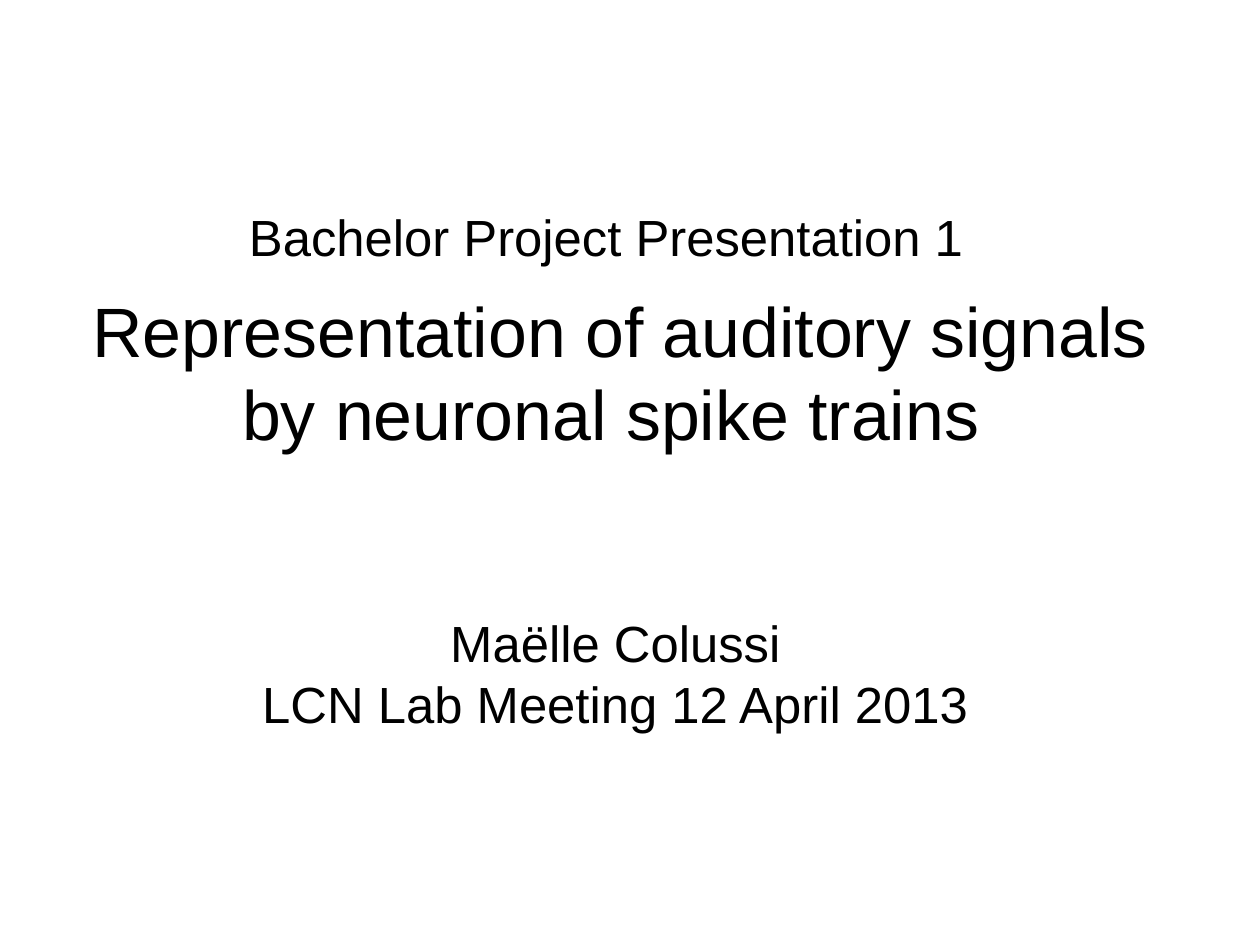
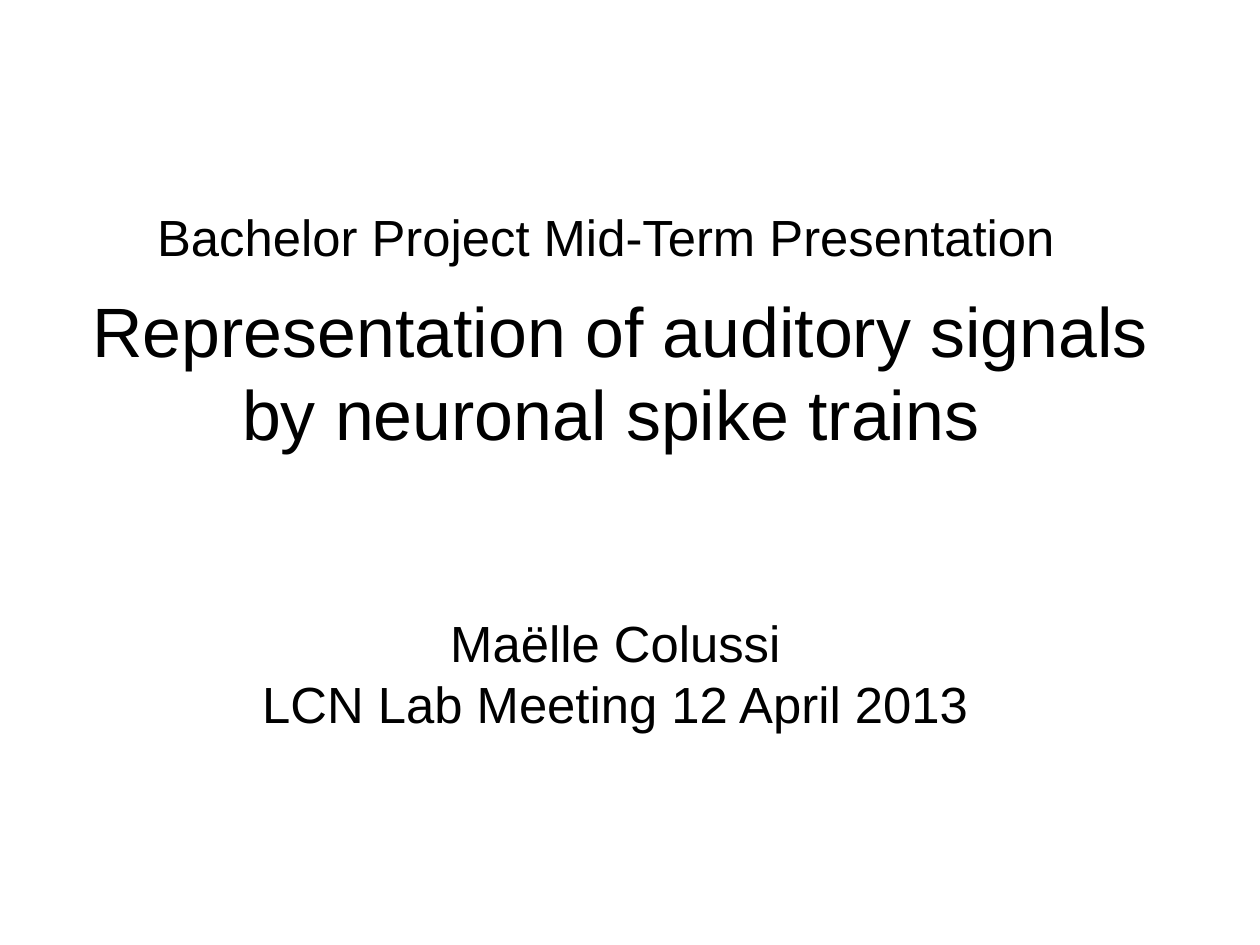
Before and after one commit to MaelleC/auditory-things, a slide deck: slide 1 of presentation/pres1.odp. Drawn at 1260x945 pixels with LibreOffice and Linux fonts; fonts in the diff are those of the drawing. Boxes give left, top, right and bottom in pixels: in the first picture for what was removed or moved away, otherwise in the second. Text is boxed around its words. In the diff, an @@ line names an element or a change of style, - is before the commit and + after.

```diff
--- a/presentation/pres1.odp
+++ b/presentation/pres1.odp
@@ text at box(157, 219, 1054, 266): text changed @@
-Bachelor Project Presentation 1
+Bachelor Project Mid-Term Presentation
```
Also in this commit, not shown: 9 other slides changed, 1 other file.
